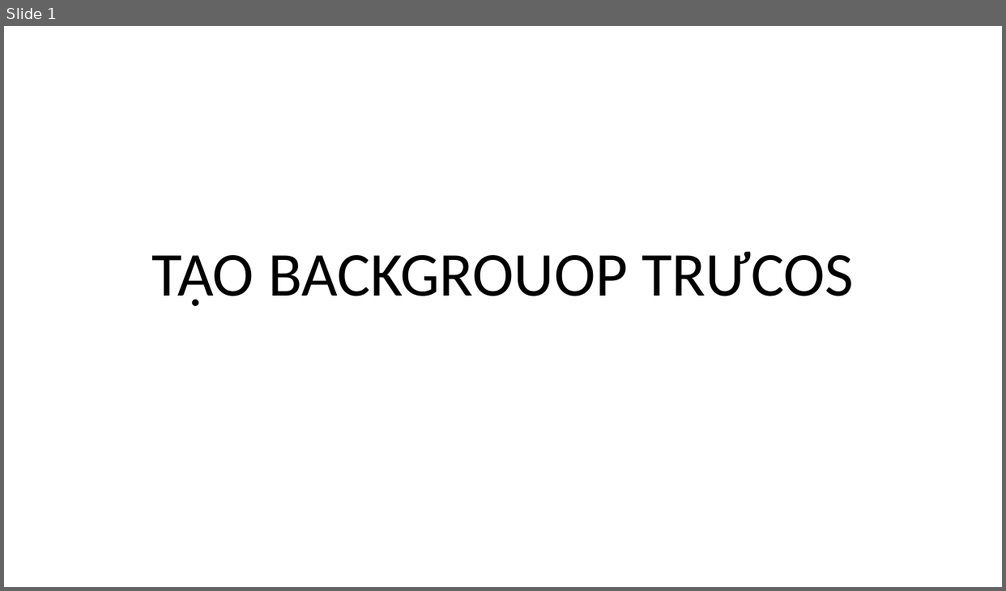
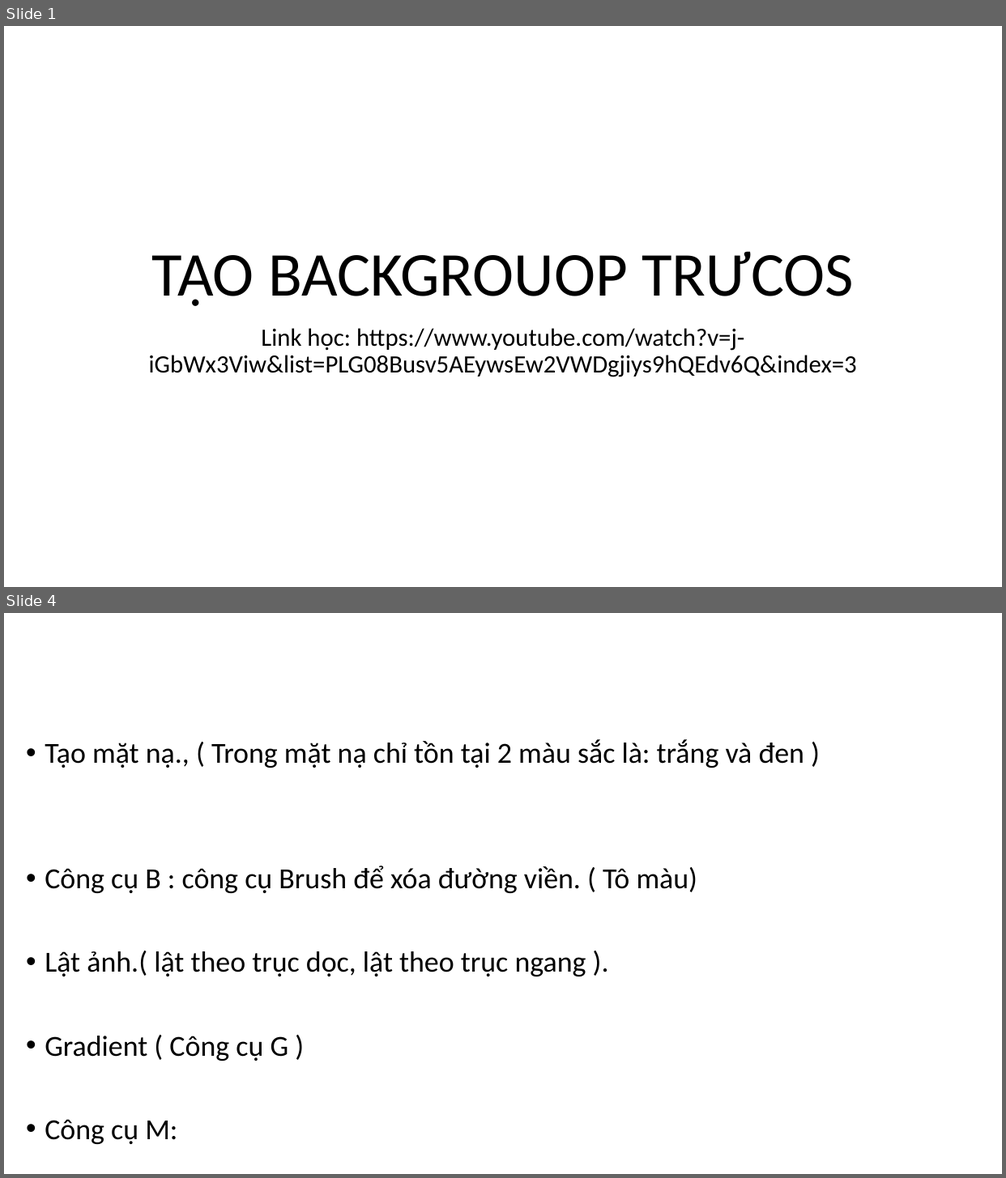
Before and after one commit to DangVanDoan05/photoshop, a slide deck: THIẾT KẾ BANNER.pptx. Shown one above the other, each under a label of ours: slide 1 before the commit, slides 1 and 4 after it; the slides between them are not shown. The pictures are 1006x591 and 1006x1178 pixels, drawn with LibreOffice and Linux fonts; fonts in the diff are those of the drawing. Boxes give left, top, right and bottom in pixels: in the first picture for what was removed or moved away, otherwise in the second. Text is boxed around its words. In the diff, an @@ line names an element or a change of style, - is before the commit and + after.

```diff
--- a/THIẾT KẾ BANNER.pptx
+++ b/THIẾT KẾ BANNER.pptx
@@ slide 4 added at [4,613,1002,1174], background #FFFFFF @@
@@ text added at [44,739,805,1144], 28 pt, text #000000 @@
+• Tạo mặt nạ., ( Trong mặt nạ chỉ tồn tại 2 màu sắc là: trắng và đen )
+• Công cụ B : công cụ Brush để xóa đường viền. ( Tô màu)
+• Lật ảnh.( lật theo trục dọc, lật theo trục ngang ).
+• Gradient ( Công cụ G )
+• Công cụ M:
@@ slide 1 changed as well @@
@@ subtitle added at [149,328,857,378], 24 pt, text #000000 @@
+Link học: https://www.youtube.com/watch?v=j-iGbWx3Viw&list=PLG08Busv5AEywsEw2VWDgjiys9hQEdv6Q&index=3
```
Also in this commit, not shown: 2 other slides added, 2 slides removed, 4 other files.
